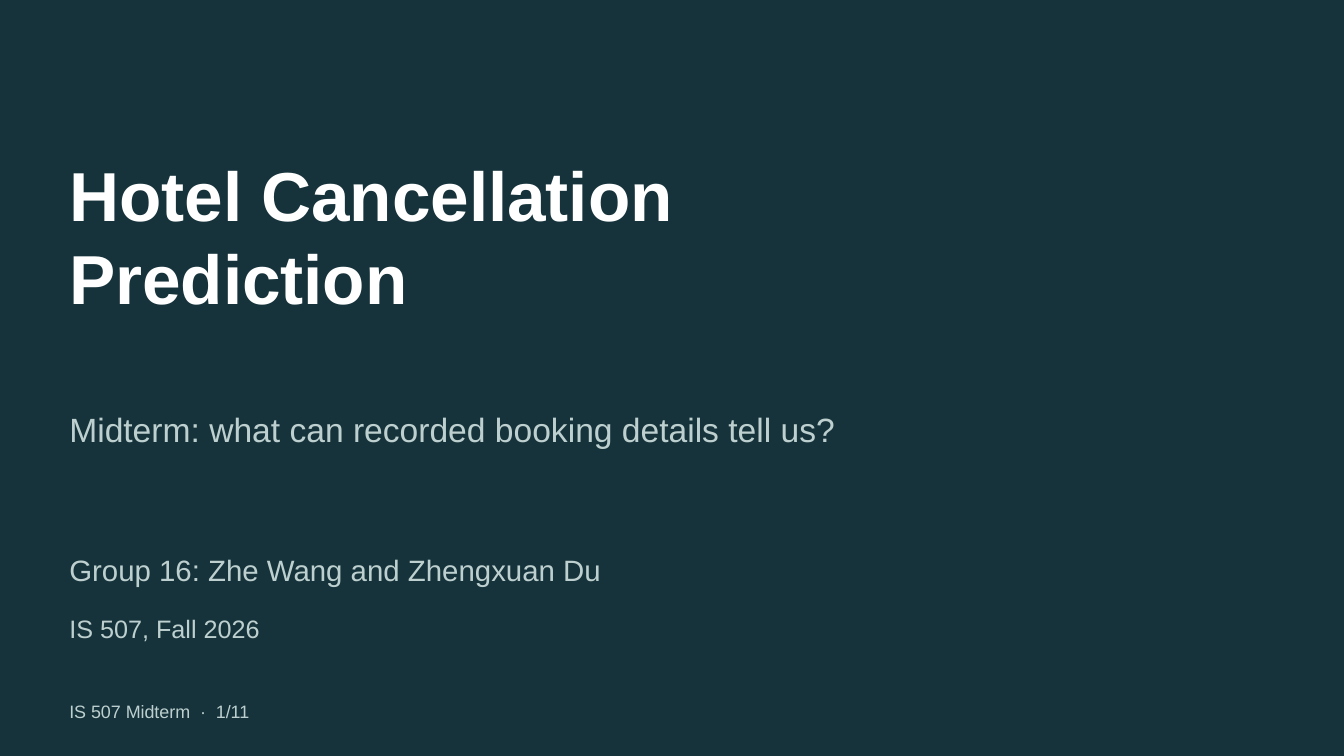
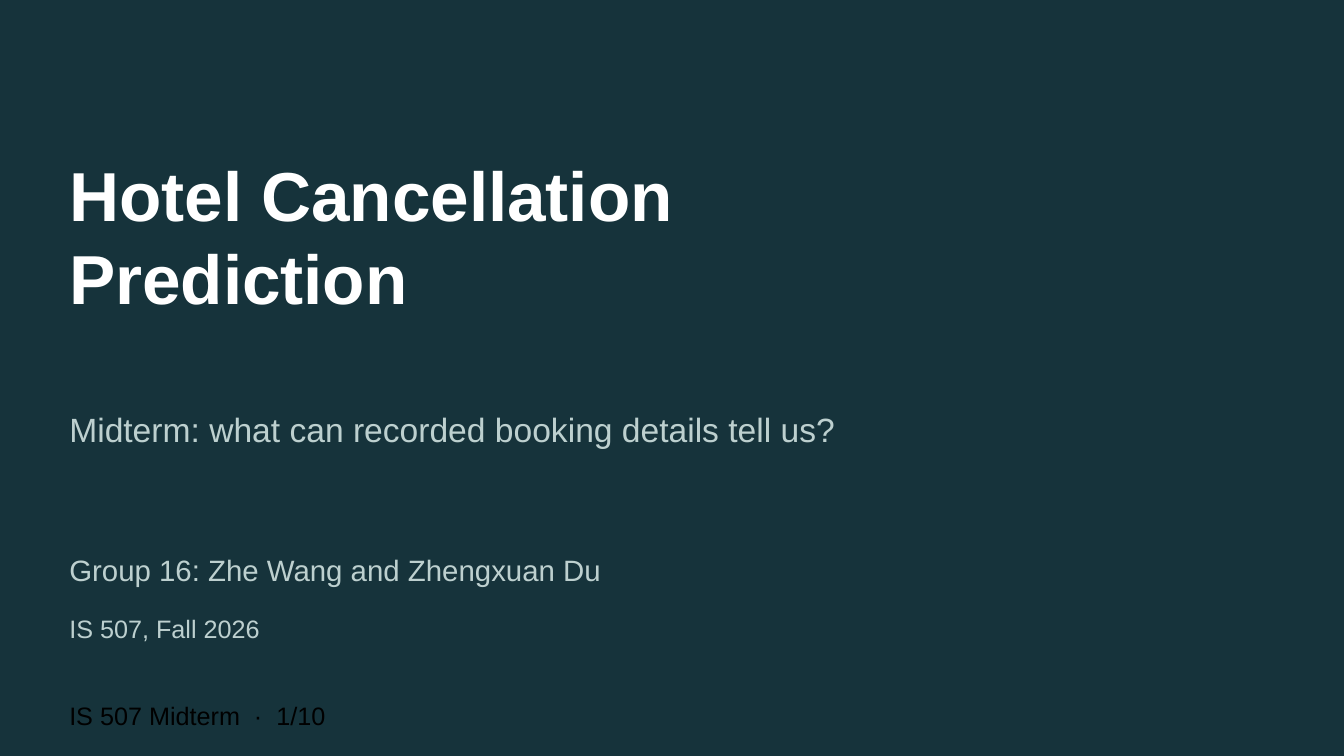
Before and after one commit to wzbxjb/hotel-cancellation-is507-team, a slide deck: slide 1 of deliverables/IS507_Midterm_Presentation.pptx. Drawn at 1344x756 pixels with LibreOffice and Linux fonts; fonts in the diff are those of the drawing. Boxes give left, top, right and bottom in pixels: in the first picture for what was removed or moved away, otherwise in the second. Text is boxed around its words. In the diff, an @@ line names an element or a change of style, - is before the commit and + after.

```diff
--- a/deliverables/IS507_Midterm_Presentation.pptx
+++ b/deliverables/IS507_Midterm_Presentation.pptx
@@ text at (69, 707, 325, 725): text changed; size 12.8 to 18 pt; text colour #BDD0CF to #000000 @@
-IS 507 Midterm · 1/11
+IS 507 Midterm · 1/10
```
Also in this commit, not shown: 10 other slides changed, 16 other files.
